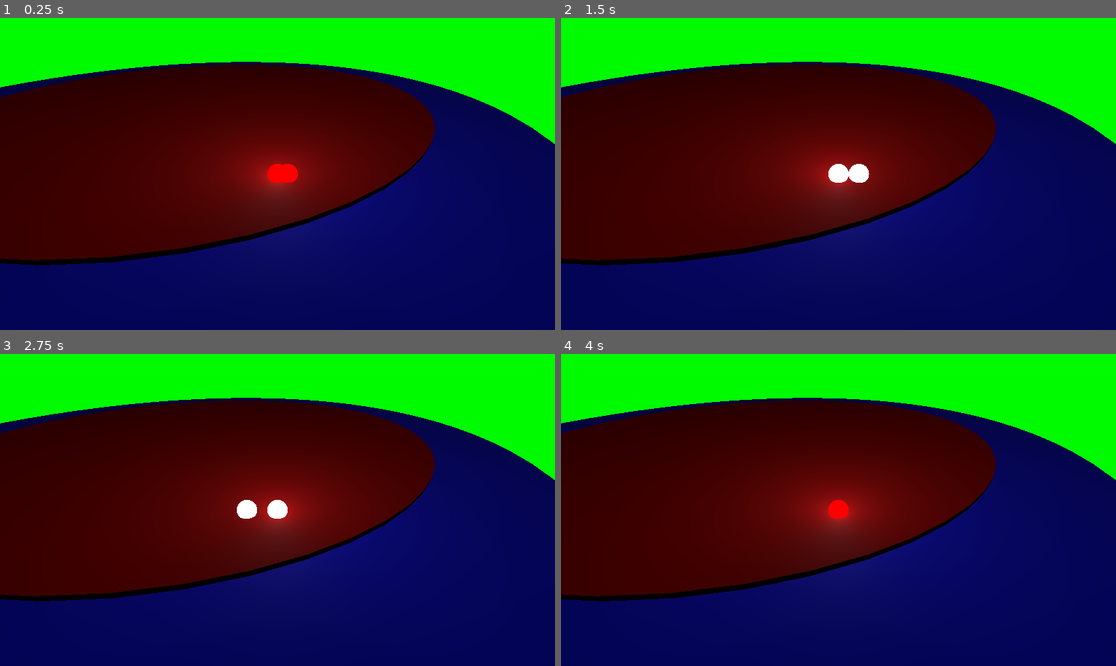
Above: before the commit, frames 1-4 (two rows, left to right).
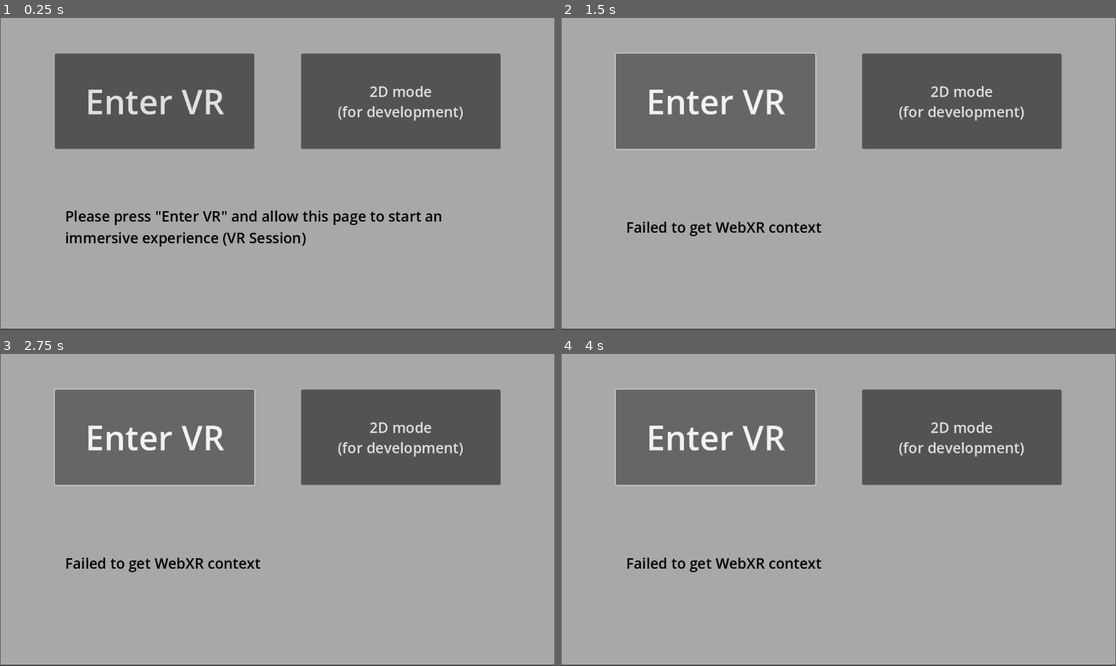
Above: after the commit, the same moments.

Repository: six-two/first-vr-test
Game: Godot game, scene res://menu/main_menu.tscn
Same seed, same stepped clock (60 frames per second), same inputs: the game is played once before the commit and once after it. Before the commit the project starts from res://xr_main.tscn.
Inputs (mouse positions are in pixels of both pictures, inside the frame that each line leads up to):
- Up to frame 1 (0.25 s): no input
- Up to frame 2 (1.5 s): click (960, 102) at 0.5 s, where only the run after the commit has a clickable "2D mode (for development)"; click (716, 102) at 1.25 s, where only the run after the commit has a clickable "Enter VR"
- Up to frame 3 (2.75 s): click (155, 438) at 2 s, where only the run after the commit has a clickable "Enter VR"
- Up to frame 4 (4 s): click (960, 438) at 2.75 s, where only the run after the commit has a clickable "2D mode (for development)"; click (716, 438) at 3.5 s, where only the run after the commit has a clickable "Enter VR"

The runs differ from the first frame. In frame 1, 100% of the frame differs, in the area x 0-100%, y 0-100%; in frame 2, 100%; in frame 3, 100%; in frame 4, 100%.

Commit message:
Player can move around now. Added main menu

Diff:
--- /dev/null
+++ b/menu/main_menu.gd
@@ -0,0 +1,82 @@
+# Based on this great tutorial: https://www.snopekgames.com/tutorial/2023/how-make-vr-game-webxr-godot-4
+extends Node
+
+var webxr_interface
+
+func _ready() -> void:
+	$VRButton.pressed.connect(self._on_button_vr_pressed)
+	$FlatScreenButton.pressed.connect(self._on_button_flat_pressed)
+
+	webxr_interface = XRServer.find_interface("WebXR")
+	if webxr_interface:
+		# WebXR uses a lot of asynchronous callbacks, so we connect to various
+		# signals in order to receive them.
+		webxr_interface.session_supported.connect(self._webxr_session_supported)
+		webxr_interface.session_started.connect(self._webxr_session_started)
+		webxr_interface.session_ended.connect(self._webxr_session_ended)
+		webxr_interface.session_failed.connect(self._webxr_session_failed)
+
+		# This returns immediately - our _webxr_session_supported() method
+		# (which we connected to the "session_supported" signal above) will
+		# be called sometime later to let us know if it's supported or not.
+		webxr_interface.is_session_supported("immersive-vr")
+
+func _webxr_session_supported(session_mode: String, supported: bool) -> void:
+	if session_mode == 'immersive-vr':
+		if not supported:
+			$ErrorText.text = "Your browser doesn't support VR"
+
+
+func _on_button_flat_pressed() -> void:
+	$ErrorText.text = "2D mode is not implemented yet"
+
+func _on_button_vr_pressed() -> void:
+	if webxr_interface:
+		# We want an immersive VR session, as opposed to AR ('immersive-ar') or a
+		# simple 3DoF viewer ('viewer').
+		webxr_interface.session_mode = 'immersive-vr'
+		# 'bounded-floor' is room scale, 'local-floor' is a standing or sitting
+		# experience (it puts you 1.6m above the ground if you have 3DoF headset),
+		# whereas as 'local' puts you down at the ARVROrigin.
+		# This list means it'll first try to request 'bounded-floor', then
+		# fallback on 'local-floor' and ultimately 'local', if nothing else is
+		# supported.
+		webxr_interface.requested_reference_space_types = 'bounded-floor, local-floor, local'
+		# In order to use 'local-floor' or 'bounded-floor' we must also
+		# mark the features as required or optional.
+		webxr_interface.required_features = 'local-floor'
+		webxr_interface.optional_features = 'bounded-floor'
+
+		# This will return false if we're unable to even request the session,
+		# however, it can still fail asynchronously later in the process, so we
+		# only know if it's really succeeded or failed when our
+		# _webxr_session_started() or _webxr_session_failed() methods are called.
+		if not webxr_interface.initialize():
+			$ErrorText.text = "Failed to initialize WebXR"
+	else:
+		$ErrorText.text = "Failed to get WebXR context"
+
+func _webxr_session_started() -> void:
+	self.visible = false
+
+	# This tells Godot to start rendering to the headset.
+	get_viewport().use_xr = true
+	# This will be the reference space type you ultimately got, out of the
+	# types that you requested above. This is useful if you want the game to
+	# work a little differently in 'bounded-floor' versus 'local-floor'.
+	print("Reference space type: " + webxr_interface.reference_space_type)
+
+	# Load the main game scene
+	if not has_node("TaikoVR"):
+		var new_scene = load("res://taiko_vr/taiko_xr_main.tscn").instantiate()
+		new_scene.name = "TaikoVR"
+		add_child(new_scene)
+
+func _webxr_session_ended() -> void:
+	self.visible = true
+	# If the user exits immersive mode, then we tell Godot to render to the web
+	# page again.
+	get_viewport().use_xr = false
+
+func _webxr_session_failed(message: String) -> void:
+	OS.alert("Failed to initialize: " + message)
--- /dev/null
+++ b/menu/main_menu.tscn
@@ -0,0 +1,40 @@
+[gd_scene load_steps=2 format=3 uid="uid://cfu8ps3d5gxse"]
+
+[ext_resource type="Script" uid="uid://f44dnb25l18g" path="res://menu/main_menu.gd" id="1_chmv6"]
+
+[node name="CanvasLayer" type="CanvasLayer"]
+script = ExtResource("1_chmv6")
+
+[node name="ColorRect" type="ColorRect" parent="."]
+offset_left = 1.0
+offset_right = 1151.0
+offset_bottom = 645.0
+color = Color(0.65834, 0.65834, 0.65834, 1)
+
+[node name="VRButton" type="Button" parent="."]
+offset_left = 114.0
+offset_top = 74.0
+offset_right = 528.0
+offset_bottom = 272.0
+theme_override_font_sizes/font_size = 70
+text = "Enter VR"
+
+[node name="FlatScreenButton" type="Button" parent="."]
+offset_left = 625.0
+offset_top = 74.0
+offset_right = 1039.0
+offset_bottom = 272.0
+theme_override_font_sizes/font_size = 30
+text = "2D mode
+(for development)"
+
+[node name="ErrorText" type="Label" parent="."]
+offset_left = 135.0
+offset_top = 332.0
+offset_right = 1037.0
+offset_bottom = 536.0
+theme_override_colors/font_color = Color(0, 0, 0, 1)
+theme_override_font_sizes/font_size = 30
+text = "Please press \"Enter VR\" and allow this page to start an immersive experience (VR Session)"
+vertical_alignment = 1
+autowrap_mode = 3
--- a/project.godot
+++ b/project.godot
@@ -11,7 +11,7 @@
 [application]
 
 config/name="First VR test"
-run/main_scene="res://xr_main.tscn"
+run/main_scene="uid://cfu8ps3d5gxse"
 config/features=PackedStringArray("4.4", "GL Compatibility")
 config/icon="res://icon.svg"
 
@@ -23,6 +23,9 @@
 
 renderer/rendering_method="gl_compatibility"
 renderer/rendering_method.mobile="gl_compatibility"
+anti_aliasing/quality/msaa_2d=1
+anti_aliasing/quality/msaa_3d=1
+anti_aliasing/quality/screen_space_aa=1
 
 [xr]
 
--- a/taiko/drumb.tscn
+++ b/taiko_vr/drumb.tscn
@@ -1,8 +1,9 @@
 [gd_scene load_steps=10 format=3 uid="uid://bo6t1gw5eket4"]
 
-[ext_resource type="Script" uid="uid://qiwsebo5cwpv" path="res://taiko/drumb_events.gd" id="1_mcgeg"]
+[ext_resource type="Script" uid="uid://qiwsebo5cwpv" path="res://taiko_vr/drumb_events.gd" id="1_mcgeg"]
 
 [sub_resource type="StandardMaterial3D" id="StandardMaterial3D_2obr2"]
+shading_mode = 0
 albedo_color = Color(0.491791, 0.231449, 0.0140601, 1)
 
 [sub_resource type="CylinderMesh" id="CylinderMesh_mcgeg"]
@@ -13,6 +14,7 @@
 
 [sub_resource type="StandardMaterial3D" id="StandardMaterial3D_mcgeg"]
 render_priority = -1
+shading_mode = 0
 albedo_color = Color(0, 0, 1, 1)
 
 [sub_resource type="CylinderMesh" id="CylinderMesh_0dg4t"]
@@ -26,6 +28,7 @@
 radius = 0.3
 
 [sub_resource type="StandardMaterial3D" id="StandardMaterial3D_0dg4t"]
+shading_mode = 0
 albedo_color = Color(1, 0, 0, 1)
 
 [sub_resource type="CylinderMesh" id="CylinderMesh_oi1fg"]
--- /dev/null
+++ b/taiko_vr/taiko_xr_main.tscn
@@ -0,0 +1,50 @@
+[gd_scene load_steps=8 format=3 uid="uid://cgiorurih0iad"]
+
+[ext_resource type="PackedScene" uid="uid://cp67yib0jrtvg" path="res://vr_controls/controller.tscn" id="2_8n60k"]
+[ext_resource type="Script" uid="uid://bm081j0oah58f" path="res://vr_controls/player_movement.gd" id="2_e1u4u"]
+[ext_resource type="PackedScene" uid="uid://bo6t1gw5eket4" path="res://taiko_vr/drumb.tscn" id="4_d77il"]
+
+[sub_resource type="StandardMaterial3D" id="StandardMaterial3D_608u1"]
+albedo_color = Color(0.052192, 0.052192, 0.0497937, 1)
+
+[sub_resource type="PlaneMesh" id="PlaneMesh_e1u4u"]
+material = SubResource("StandardMaterial3D_608u1")
+size = Vector2(10000, 10000)
+
+[sub_resource type="Environment" id="Environment_k0sh0"]
+background_mode = 1
+background_color = Color(0.142537, 0.685933, 0.891964, 1)
+ambient_light_color = Color(1, 1, 1, 1)
+
+[sub_resource type="CylinderShape3D" id="CylinderShape3D_e1u4u"]
+height = 1.8
+radius = 0.2
+
+[node name="Root" type="Node3D"]
+
+[node name="Drumb" parent="." instance=ExtResource("4_d77il")]
+transform = Transform3D(1, 0, 0, 0, 0.817879, -0.575391, 0, 0.575391, 0.817879, -0.076572, 0.507955, -1.3665)
+
+[node name="Floor" type="MeshInstance3D" parent="."]
+mesh = SubResource("PlaneMesh_e1u4u")
+skeleton = NodePath("../WorldEnvironment")
+
+[node name="WorldEnvironment" type="WorldEnvironment" parent="."]
+environment = SubResource("Environment_k0sh0")
+
+[node name="CharacterBody3D" type="CharacterBody3D" parent="."]
+
+[node name="XROrigin3D" type="XROrigin3D" parent="CharacterBody3D"]
+current = true
+script = ExtResource("2_e1u4u")
+
+[node name="XRCamera3D" type="XRCamera3D" parent="CharacterBody3D/XROrigin3D"]
+
+[node name="LeftController" parent="CharacterBody3D/XROrigin3D" instance=ExtResource("2_8n60k")]
+tracker = &"left_hand"
+
+[node name="RightController" parent="CharacterBody3D/XROrigin3D" instance=ExtResource("2_8n60k")]
+tracker = &"right_hand"
+
+[node name="CollisionShape3D" type="CollisionShape3D" parent="CharacterBody3D"]
+shape = SubResource("CylinderShape3D_e1u4u")
--- a/vr_controls/headset.tscn
+++ /dev/null
@@ -1,7 +0,0 @@
-[gd_scene format=3 uid="uid://dv0sm8uo44k4d"]
-
-[node name="XRNode3D" type="XRNode3D"]
-tracker = &"head"
-
-[node name="XRCamera3D" type="XRCamera3D" parent="."]
-top_level = true
--- /dev/null
+++ b/vr_controls/player_movement.gd
@@ -0,0 +1,24 @@
+extends Node3D
+
+# Speed of movement
+var move_speed := 1
+
+# Reference to the left controller
+@onready var controller = $RightController
+
+#func _physics_process(delta):
+func _process(delta: float) -> void:
+	# Read joystick axes from left controller (values from -1 to 1)
+	var input_vec = controller.get_vector2("thumbstick")
+	print("Stick position", input_vec)
+
+	if input_vec.length() > 0.1:
+		# Optional: rotate input by camera's orientation so movement matches where you're looking
+		var camera = $XRCamera3D
+		var forward = -camera.global_transform.basis.z
+		var right = camera.global_transform.basis.x
+
+		var move_dir = (right * input_vec.x + forward * input_vec.y).normalized()
+		# Do NOT modify Y axis, since it is Up/Down direction
+		position.x += move_dir.x * move_speed * delta
+		position.z += move_dir.z * move_speed * delta
--- a/xr_main.gd
+++ /dev/null
@@ -1,161 +0,0 @@
-# SOURCE: https://www.snopekgames.com/tutorial/2023/how-make-vr-game-webxr-godot-4
-# https://localhost:8060/tmp_js_export.html
-extends Node3D
-
-var dragging = false
-var sensitivity = 0.001
-func _unhandled_input(event):
-	if event is InputEventMouseButton:
-		if event.button_index == MOUSE_BUTTON_LEFT:
-			dragging = event.pressed  # true when pressed, false when released
-
-	if event is InputEventMouseMotion and dragging:
-		var delta = event.relative
-		$XROrigin3D/RightController.translate(Vector3(delta.x * sensitivity, -delta.y * sensitivity, 0))
-
-var webxr_interface
-
-# Movement parameters
-@export var left_limit: float = -0.02
-@export var right_limit: float = 0.02
-@export var speed: float = 0.02
-
-var direction: int = 1  # 1 = right, -1 = left
-
-func _process(delta: float) -> void:
-	if not get_viewport().use_xr:
-		var nodeToMove = $XROrigin3D/LeftController
-		# Move object
-		var x = nodeToMove.position.x
-		x += direction * speed * delta
-
-		# Switch direction if we hit a limit
-		if x > right_limit:
-			x = right_limit
-			direction = -1
-		elif x < left_limit:
-			x = left_limit
-			direction = 1
-
-		nodeToMove.position.x = x
-
-	var thumbstick_vector: Vector2 = $XROrigin3D/LeftController.get_vector2("thumbstick")
-	if thumbstick_vector != Vector2.ZERO:
-		print ("Left thumbstick position: " + str(thumbstick_vector))
-
-
-func _ready() -> void:
-	$CanvasLayer.visible = false
-	$CanvasLayer/Button.pressed.connect(self._on_button_pressed)
-	$XROrigin3D/Headset/XRCamera3D.position.z = 0.1
-
-	print_tree_pretty()
-
-
-	webxr_interface = XRServer.find_interface("WebXR")
-	if webxr_interface:
-		# WebXR uses a lot of asynchronous callbacks, so we connect to various
-		# signals in order to receive them.
-		webxr_interface.session_supported.connect(self._webxr_session_supported)
-		webxr_interface.session_started.connect(self._webxr_session_started)
-		webxr_interface.session_ended.connect(self._webxr_session_ended)
-		webxr_interface.session_failed.connect(self._webxr_session_failed)
-
-		webxr_interface.select.connect(self._webxr_on_select)
-		webxr_interface.selectstart.connect(self._webxr_on_select_start)
-		webxr_interface.selectend.connect(self._webxr_on_select_end)
-
-		webxr_interface.squeeze.connect(self._webxr_on_squeeze)
-		webxr_interface.squeezestart.connect(self._webxr_on_squeeze_start)
-		webxr_interface.squeezeend.connect(self._webxr_on_squeeze_end)
-
-		# This returns immediately - our _webxr_session_supported() method
-		# (which we connected to the "session_supported" signal above) will
-		# be called sometime later to let us know if it's supported or not.
-		webxr_interface.is_session_supported("immersive-vr")
-
-	$XROrigin3D/LeftController.button_pressed.connect(self._on_left_controller_button_pressed)
-	$XROrigin3D/LeftController.button_released.connect(self._on_left_controller_button_released)
-
-func _webxr_session_supported(session_mode: String, supported: bool) -> void:
-	if session_mode == 'immersive-vr':
-		if supported:
-			$CanvasLayer.visible = true
-		else:
-			OS.alert("Your browser doesn't support VR")
-
-func _on_button_pressed() -> void:
-	# We want an immersive VR session, as opposed to AR ('immersive-ar') or a
-	# simple 3DoF viewer ('viewer').
-	webxr_interface.session_mode = 'immersive-vr'
-	# 'bounded-floor' is room scale, 'local-floor' is a standing or sitting
-	# experience (it puts you 1.6m above the ground if you have 3DoF headset),
-	# whereas as 'local' puts you down at the ARVROrigin.
-	# This list means it'll first try to request 'bounded-floor', then
-	# fallback on 'local-floor' and ultimately 'local', if nothing else is
-	# supported.
-	webxr_interface.requested_reference_space_types = 'bounded-floor, local-floor, local'
-	# In order to use 'local-floor' or 'bounded-floor' we must also
-	# mark the features as required or optional.
-	webxr_interface.required_features = 'local-floor'
-	webxr_interface.optional_features = 'bounded-floor'
-
-	# This will return false if we're unable to even request the session,
-	# however, it can still fail asynchronously later in the process, so we
-	# only know if it's really succeeded or failed when our
-	# _webxr_session_started() or _webxr_session_failed() methods are called.
-	if not webxr_interface.initialize():
-		OS.alert("Failed to initialize WebXR")
-		return
-
-func _webxr_session_started() -> void:
-	$CanvasLayer.visible = false
-
-	# Reset the position of the controller
-	$XROrigin3D/LeftController.position.x = 0
-	$XROrigin3D/Headset/XRCamera3D.position.z = 0
-
-	# This tells Godot to start rendering to the headset.
-	get_viewport().use_xr = true
-	# This will be the reference space type you ultimately got, out of the
-	# types that you requested above. This is useful if you want the game to
-	# work a little differently in 'bounded-floor' versus 'local-floor'.
-	print ("Reference space type: " + webxr_interface.reference_space_type)
-
-
-func _webxr_session_ended() -> void:
-	$CanvasLayer.visible = true
-	# If the user exits immersive mode, then we tell Godot to render to the web
-	# page again.
-	get_viewport().use_xr = false
-
-func _webxr_session_failed(message: String) -> void:
-	OS.alert("Failed to initialize: " + message)
-
-func _on_left_controller_button_pressed(button: String) -> void:
-	print ("Button pressed: " + button)
-
-func _on_left_controller_button_released(button: String) -> void:
-	print ("Button release: " + button)
-
-func _webxr_on_select(input_source_id: int) -> void:
-	print("Select: " + str(input_source_id))
-
-	var tracker: XRPositionalTracker = webxr_interface.get_input_source_tracker(input_source_id)
-	var xform = tracker.get_pose('default').transform
-	print (xform.origin)
-
-func _webxr_on_select_start(input_source_id: int) -> void:
-	print("Select Start: " + str(input_source_id))
-
-func _webxr_on_select_end(input_source_id: int) -> void:
-	print("Select End: " + str(input_source_id))
-
-func _webxr_on_squeeze(input_source_id: int) -> void:
-	print("Squeeze: " + str(input_source_id))
-
-func _webxr_on_squeeze_start(input_source_id: int) -> void:
-	print("Squeeze Start: " + str(input_source_id))
-
-func _webxr_on_squeeze_end(input_source_id: int) -> void:
-	print("Squeeze End: " + str(input_source_id))
--- a/xr_main.tscn
+++ /dev/null
@@ -1,58 +0,0 @@
-[gd_scene load_steps=9 format=3 uid="uid://cgiorurih0iad"]
-
-[ext_resource type="Script" uid="uid://bb0k5a3id5df1" path="res://xr_main.gd" id="1_qtl1l"]
-[ext_resource type="PackedScene" uid="uid://cp67yib0jrtvg" path="res://vr_controls/controller.tscn" id="2_d2wx5"]
-[ext_resource type="PackedScene" uid="uid://dv0sm8uo44k4d" path="res://vr_controls/headset.tscn" id="2_mxae5"]
-[ext_resource type="PackedScene" uid="uid://bo6t1gw5eket4" path="res://taiko/drumb.tscn" id="4_686up"]
-[ext_resource type="Script" uid="uid://b1llf5v8a3cpv" path="res://taiko/drumb_listener.gd" id="4_qc7dy"]
-
-[sub_resource type="BoxMesh" id="BoxMesh_k0sh0"]
-
-[sub_resource type="StandardMaterial3D" id="StandardMaterial3D_d2wx5"]
-albedo_color = Color(1, 0, 0, 1)
-
-[sub_resource type="Environment" id="Environment_k0sh0"]
-background_mode = 1
-background_color = Color(0, 0.984314, 0, 1)
-ambient_light_color = Color(0.890196, 0.890196, 0.215686, 1)
-
-[node name="XRMain" type="Node3D"]
-script = ExtResource("1_qtl1l")
-
-[node name="XROrigin3D" type="XROrigin3D" parent="."]
-current = true
-
-[node name="Headset" parent="XROrigin3D" instance=ExtResource("2_mxae5")]
-
-[node name="LeftController" parent="XROrigin3D" instance=ExtResource("2_d2wx5")]
-tracker = &"left_hand"
-
-[node name="Node3D" type="Node3D" parent="XROrigin3D"]
-transform = Transform3D(1, 0, 0, 0, 1, 0, 0, 0, 1, 0.544311, 0, -1.90895)
-script = ExtResource("4_qc7dy")
-
-[node name="Drumb" parent="XROrigin3D/Node3D" instance=ExtResource("4_686up")]
-transform = Transform3D(1, 0, 0, 0, 0.817879, -0.575391, 0, 0.575391, 0.817879, -0.620883, -0.142747, 1.58209)
-
-[node name="MeshInstance3D" type="MeshInstance3D" parent="XROrigin3D/Node3D"]
-transform = Transform3D(1, 0, 0, 0, 1, 0, 0, 0, 1, -0.544311, 0, -0.499651)
-mesh = SubResource("BoxMesh_k0sh0")
-skeleton = NodePath("")
-surface_material_override/0 = SubResource("StandardMaterial3D_d2wx5")
-
-[node name="RightController" parent="XROrigin3D" instance=ExtResource("2_d2wx5")]
-tracker = &"right_hand"
-
-[node name="CanvasLayer" type="CanvasLayer" parent="."]
-
-[node name="Button" type="Button" parent="CanvasLayer"]
-offset_right = 8.0
-offset_bottom = 8.0
-text = "Enter VR"
-
-[node name="OmniLight3D" type="OmniLight3D" parent="."]
-omni_range = 4096.0
-omni_attenuation = 0.0
-
-[node name="WorldEnvironment" type="WorldEnvironment" parent="."]
-environment = SubResource("Environment_k0sh0")
Not shown, added: menu/main_menu.gd.uid
Renamed: taiko/drumb_events.gd -> taiko_vr/drumb_events.gd
Renamed: taiko/drumb_events.gd.uid -> taiko_vr/drumb_events.gd.uid
Renamed: taiko/drumb_listener.gd -> taiko_vr/drumb_listener.gd
Renamed: taiko/drumb_listener.gd.uid -> taiko_vr/drumb_listener.gd.uid
Not shown, added: vr_controls/player_movement.gd.uid
Not shown, removed: xr_main.gd.uid
